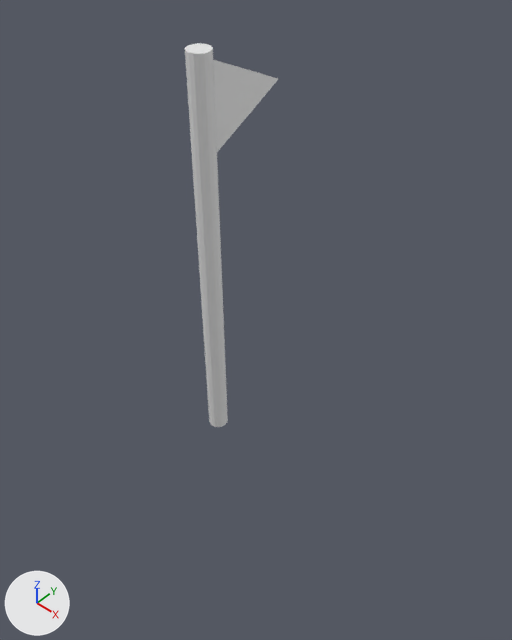
What one commit did to the Blender file Assets/Models/flag_1.blend.
Rendered twice from a 50 mm camera at (9.21, -8.76, 9.69) aimed at (-0.78, 2.39, -3.42). Lighting does not change. The marker at lower left points along +X, +Y and +Z.

The scene before the commit, as lines of its bpy script (objects in view):
```python
me_cylinder = bpy.data.meshes.new('Cylinder')
me_cylinder.from_pydata(...)  # a 16-sided cylinder along z spanning x -0.25..0.25, y -0.25..0.25, z -5.0..5.0
me_plane = bpy.data.meshes.new('Plane')
me_plane.from_pydata([(-1.0, -1.0, 0.0), (1.0, -1.0, 0.0), (0.0, 1.0, 0.0)], [], [(0, 1, 2)])
ob_cylinder = bpy.data.objects.new('Cylinder', me_cylinder)
ob_cylinder.location = (0.0, 0.0, 0.0)
ob_plane = bpy.data.objects.new('Plane', me_plane)
ob_plane.location = (0.0, 1.23, 3.76)
ob_plane.rotation_euler = (0.0, 1.571, 0.0)  # degrees (0, 90, 0)
```
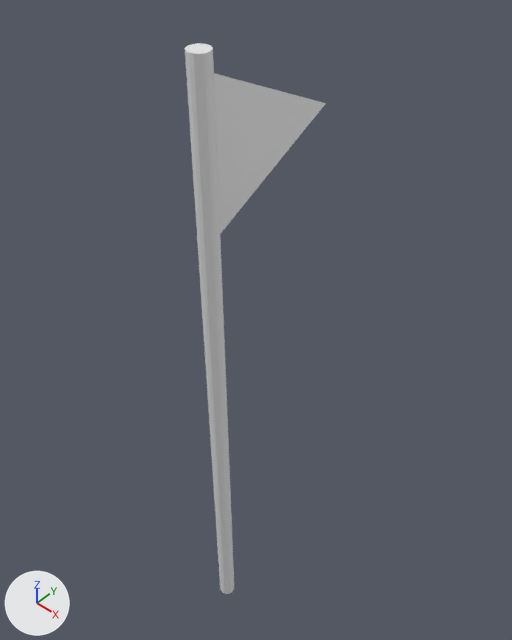
The newer file is also rescaled (x0.528), turned or shifted as a whole; pictures and numbers use the older file's frame.

Edits to the bpy script that builds the scene:
```text
Change me_plane:
    where me_plane.from_pydata(...)  # 3 vertices, 1 face; spans x -1.0..1.0, y -1.0..1.0, z 0.0
    used by ob_plane; location = (0.0, 1.23, 3.76); rotation_euler = (0.0, 1.571, 0.0), in degrees (0, 90, 0)
    me_plane part 1
    me_plane.vertices[0].co: (-1.0, -1.0, 0.0) -> (-0.79, -1.08, 0.0)
    me_plane.vertices[1].co: (1.0, -1.0, 0.0) -> (3.0, -1.08, 0.0)
    me_plane.vertices[2].co: (0.0, 1.0, 0.0) -> (1.11, 2.71, 0.0)  # pixel (278, 78) -> pixel (325, 103)
Change ob_cylinder:
    ob_cylinder.location: (0.0, 0.0, 0.0) -> (0.0, 0.0, -4.47)
    ob_cylinder.scale: (1.0, 1.0, 1.0) -> (1.0, 1.0, 1.89)
```

Changed parts and their boxes (x1, y1, x2, y2) in the pictures (512 x 640 px):
'Cylinder', moved, rescaled (14% wider, 43% taller): before (185, 43, 228, 427); after (185, 43, 234, 594)
'Plane', reshaped (71% wider, 74% taller): before (213, 60, 278, 152); after (214, 73, 326, 234)
